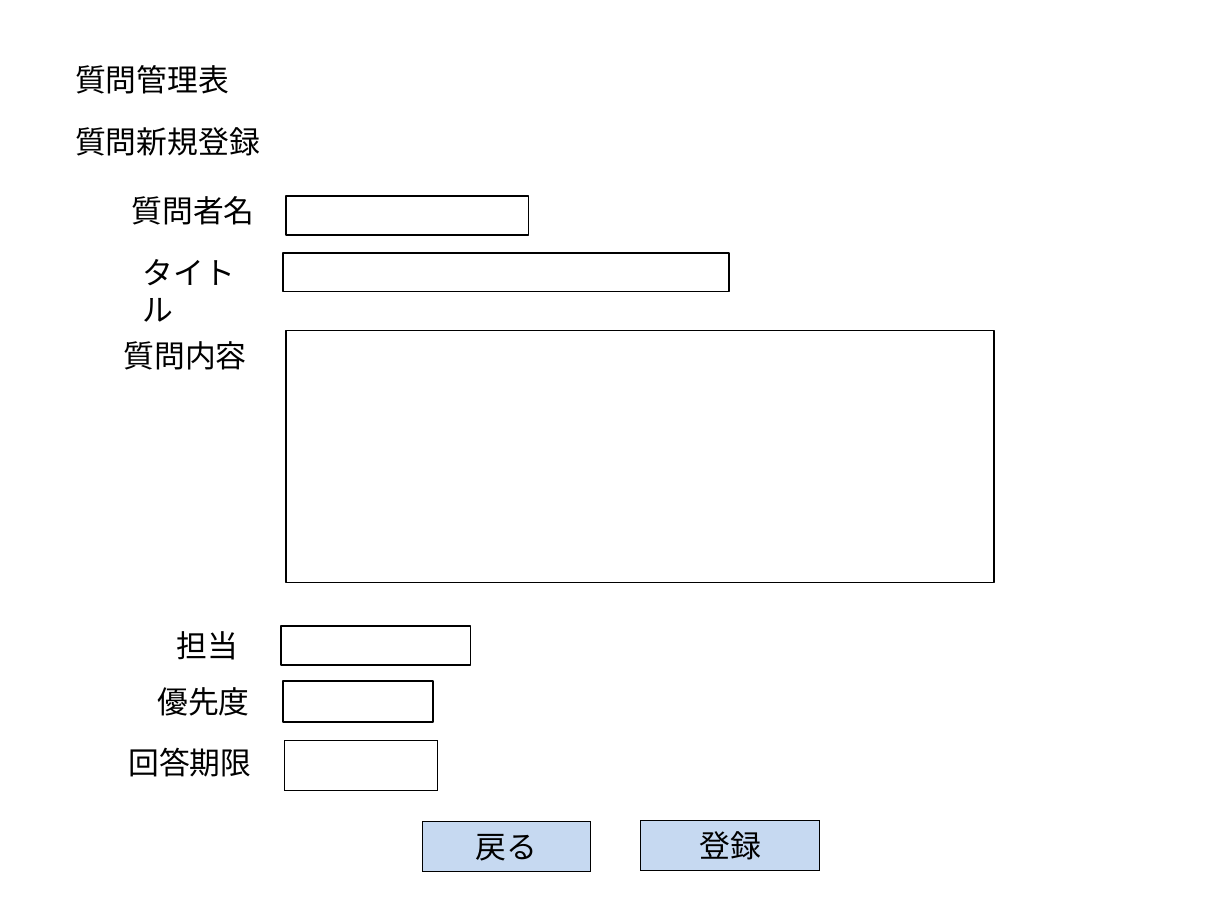
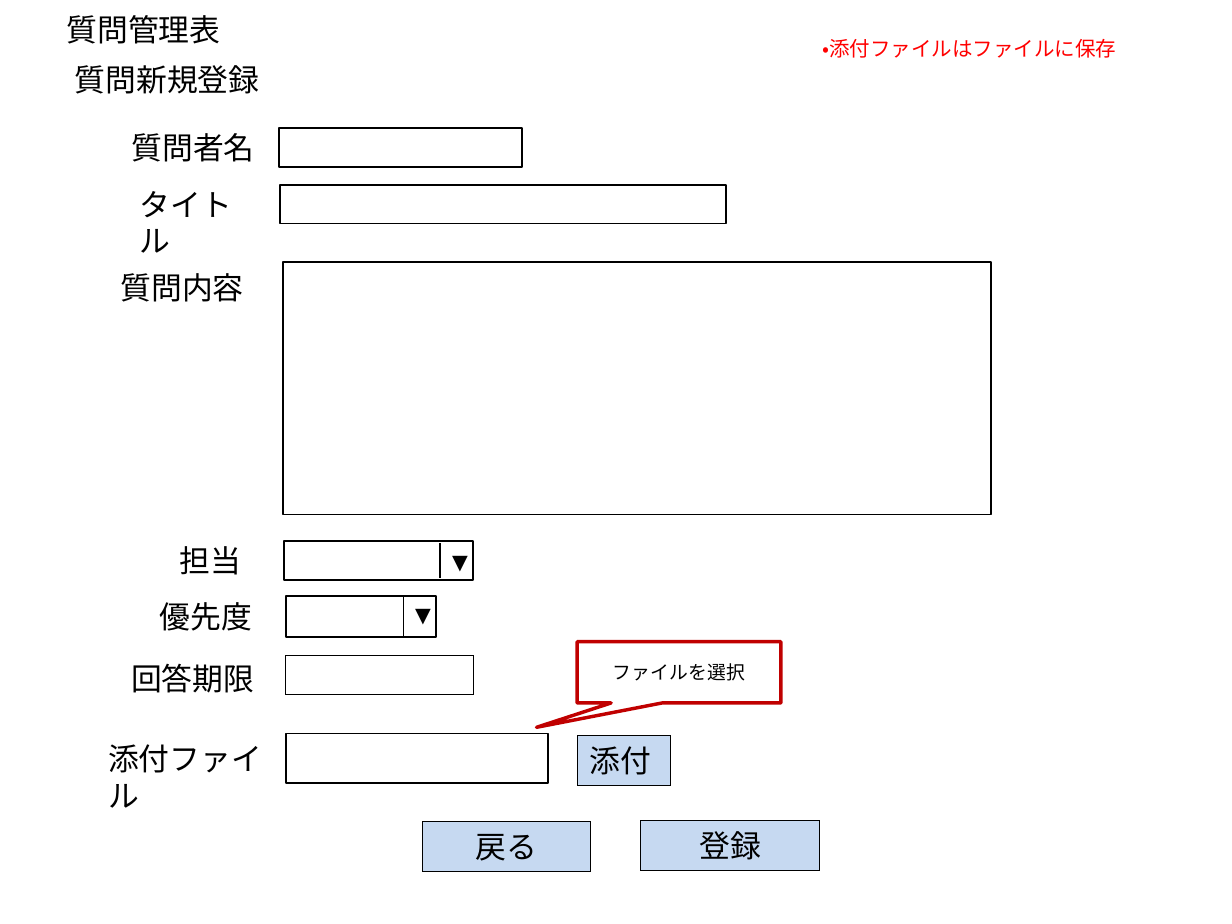
Before and after one commit to t-shimada/qa-docs, a slide deck: slide 2 of 画面一覧.pptx. Drawn at 1232x924 pixels with LibreOffice and Linux fonts; fonts in the diff are those of the drawing. Boxes give left, top, right and bottom in pixels: in the first picture for what was removed or moved away, otherwise in the second. Text is boxed around its words. In the diff, an @@ line names an element or a change of style, - is before the commit and + after.

```diff
--- a/画面一覧.pptx
+++ b/画面一覧.pptx
@@ text "質問管理表": place and size @@
-text "質問管理表" at box(75, 65, 229, 94)
+text "質問管理表" at box(66, 15, 220, 44)
@@ text "質問新規登録": place and size @@
-text "質問新規登録" at box(75, 127, 260, 156)
+text "質問新規登録" at box(75, 65, 260, 94)
@@ text added at box(822, 39, 1116, 58), 12 pt, text #FF0000 @@
+・添付ファイルはファイルに保存
@@ text "質問者名": place and size @@
-text "質問者名" at box(132, 196, 255, 225)
+text "質問者名" at box(132, 133, 255, 162)
@@ 3 rectangles, 2 texts: place and size @@
-3 rectangles, 2 texts at box(124, 196, 994, 583)
+3 rectangles, 2 texts at box(121, 128, 992, 515)
@@ rectangle: place and size @@
-rectangle at box(281, 626, 471, 664)
+rectangle at box(283, 541, 473, 579)
@@ text added at box(440, 543, 473, 580), 12 pt, text #000000 @@
+▼
@@ line added from (440, 543) to (440, 578), #000000 0.75 pt @@
@@ 3 texts, 1 rectangle: place and size @@
-3 texts, 1 rectangle at box(128, 631, 434, 777)
+3 texts, 1 rectangle at box(131, 546, 436, 693)
@@ text added at box(403, 596, 436, 633), 12 pt, text #000000 @@
+▼
@@ line added from (403, 596) to (403, 637), #000000 0.75 pt @@
@@ rectangle: place and size @@
-rectangle at box(285, 740, 439, 790)
+rectangle at box(286, 655, 473, 695)
@@ speech box added at box(578, 642, 781, 703), fill #FFFFFF, outline #C00000 2 pt, 11 pt, text #000000 @@
+ファイルを選択
@@ text added at box(108, 744, 262, 808), 18 pt, text #000000 @@
+添付ファイル
@@ rectangle added at box(286, 733, 548, 782), fill #FFFFFF, outline #000000 1 pt @@
@@ rectangle added at box(578, 736, 671, 785), fill #C6D9F1, outline #000000 0.75 pt, 18 pt, text #000000 @@
+添付
```
Also in this commit, not shown: 5 other slides changed, 1 slide added, 1 slide removed, 2 other files.
